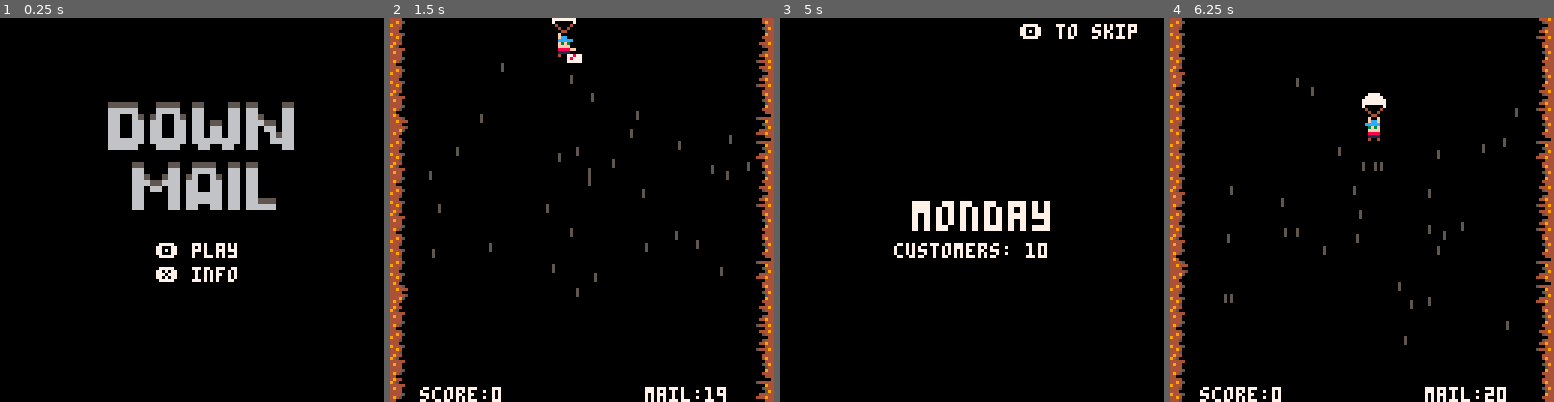
Above: before the commit, frames 1-4 (left to right).
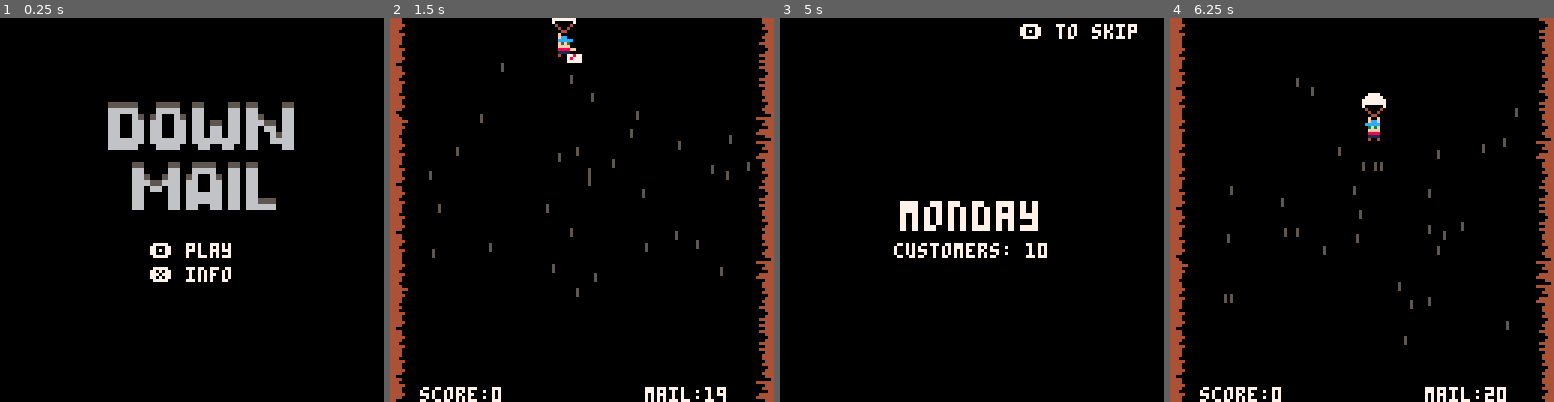
Above: after the commit, the same moments.

Repository: sugarvoid/down-mail
Game: PICO-8 cartridge down_mail.p8
Same seed, same stepped clock (60 frames per second), same inputs: the game is played once before the commit and once after it.
Inputs:
- Up to frame 1 (0.25 s): no input
- Up to frame 2 (1.5 s): tap O (Z key) at 0.33, 0.7, 1.43 s; tap X (X key) at 1.07 s
- Up to frame 3 (5 s): hold Left 1.97-2.37 s; tap X (X key) every 0.33 s from 2.07 to 4.73 s; tap O (Z key) every 0.88 s from 2.22 to 4.87 s; hold Down 2.42-2.82 s; hold Right 2.87-3.53 s; hold Up 3.58-4.08 s; hold Right 4.13-4.53 s; hold Down from 4.58 s (still down)
- Up to frame 4 (6.25 s): tap X (X key) every 0.33 s from 5.07 to 6.07 s; release Down at 5.08 s; hold Left 5.13-5.8 s; tap O (Z key) at 5.75 s; hold Up 5.85-6.18 s; hold Left from 6.23 s (still down)

The runs differ from the first frame. In frame 1, 0.8% of the frame differs, in the area x 39-62%, y 58-69%; in frame 2, 1.3%; in frame 3, 1.0%; in frame 4, 1.3%, in the area x 0-100%, y 0-100%.

Commit message:
Improve h_center()

Diff:
--- a/src/main.lua
+++ b/src/main.lua
@@ -282,7 +282,6 @@
     if show_results then
         draw_results()
     end
-
 end
 
 function draw_title()
@@ -317,8 +316,11 @@
 
 function draw_day()
     cls(0)
-    print("\^w\^t" .. days[day], hcenter("\^w\^t" .. days[day]), 61, 7)
-    print("customers: " .. customer_count, hcenter("customers: " .. customer_count), 75, 7)
+    local title = "\^w\^t" .. days[day]
+    local cust = "customers: " .. customer_count
+
+    print(title, hcenter(title), 61, 7)
+    print(cust, hcenter(cust), 75, 7)
     draw_skip()
 end
 
@@ -403,12 +405,8 @@
     printh("debug: " .. str, 'debug.txt')
 end
 
-function hcenter(s)
-    -- screen center minus the
-    -- string length times the
-    -- pixels in a char's width,
-    -- cut in half
-    return 64 - #s * 2
+function hcenter(str)
+    return 64 - print(str, 0, -1000) / 2
 end
 
 function shuffle(t)
Not shown, changed: 21 lines of the sprite sheet (__gfx__) section of down_mail.p8
